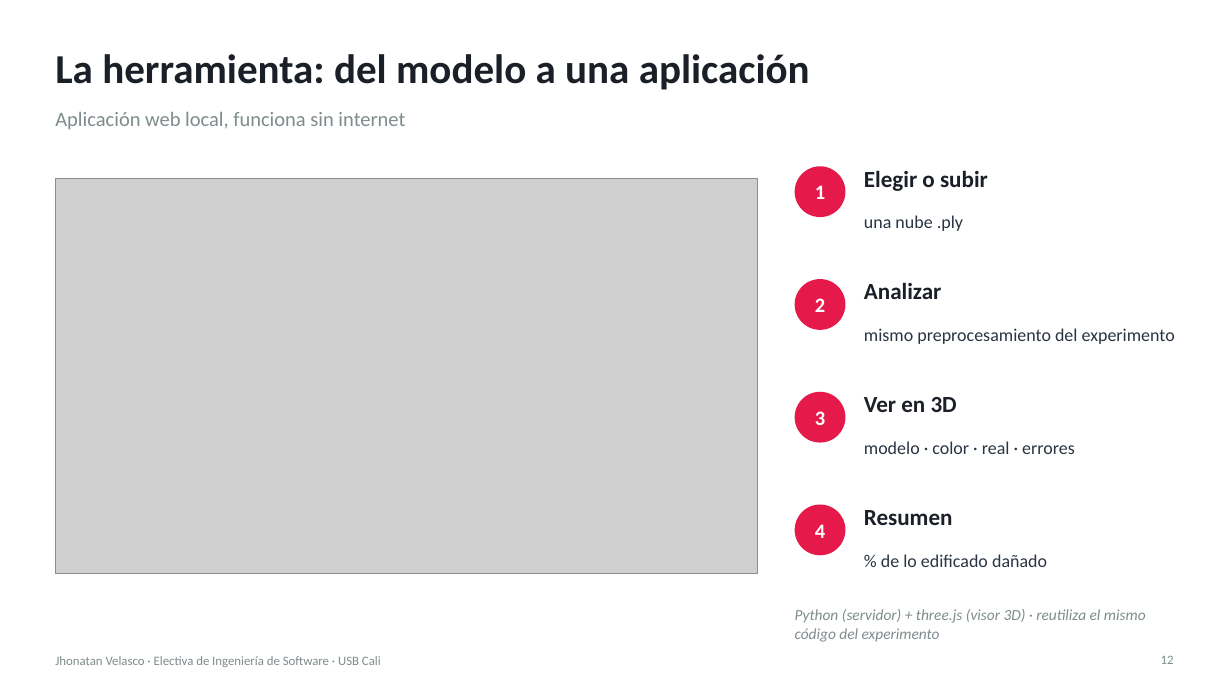
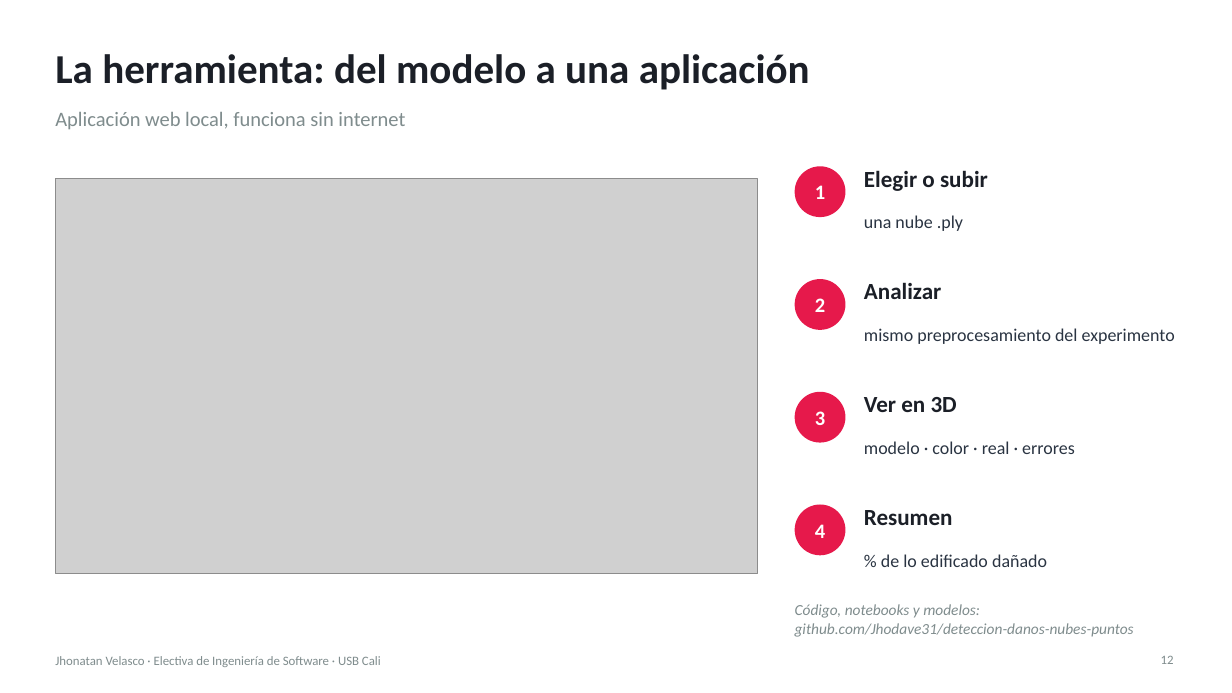
Before and after one commit to Jhodave31/deteccion-danos-nubes-puntos, a slide deck: slide 12 of Presentacion_Sustentacion.pptx. Drawn at 1232x693 pixels with LibreOffice and Linux fonts; fonts in the diff are those of the drawing; grey boxes stand for pictures. Boxes give left, top, right and bottom in pixels: in the first picture for what was removed or moved away, otherwise in the second. Text is boxed around its words. In the diff, an @@ line names an element or a change of style, - is before the commit and + after.

```diff
--- a/Presentacion_Sustentacion.pptx
+++ b/Presentacion_Sustentacion.pptx
@@ text at <box>795,604,1134,637</box>: text changed @@
-Python (servidor) + three.js (visor 3D) · reutiliza el mismo código del experimento
+Código, notebooks y modelos: github.com/Jhodave31/deteccion-danos-nubes-puntos
```
Also in this commit, not shown: 2 other files.
